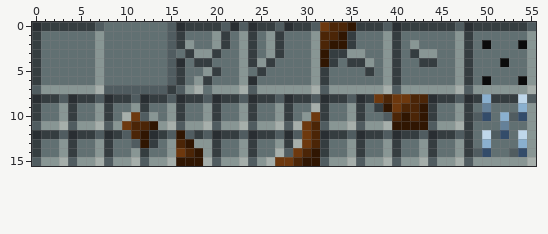
File history of a pixel-art sprite, _Assets/Tileset/Minifantasy_DungeonFloorTiles.png. The picture above is the old version.
The file is 56x16 pixels.
Once edited:
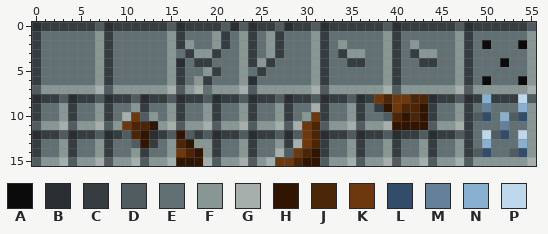
Palette (. is transparent): A #0b0b0b  B #292e32  C #353d40  D #505c60  E #617072  F #889694  G #a6afab  H #301602  J #4b2507  K #6d380e  L #334c6a  M #658199  N #8ab0cf  P #bfd7ea
The commit says: add floor tilemap with priorities
The edit:
@@ x 6..39 @@
- 0 CDEEEEEEEDBCCCCDBDBCCDBCCDKJJHCCCD
- 1 EFEEEEEEEDCEEEFCEFCEFCEEEFJJHCEEEF
- 2 EFEEEEEEEDCFEEFCEFCEFCEEEFJHHCEEEF
- 3 EFEEEEEEEDECFFCEEFCEFCEEEFHCCFFEEF
- 4 EFEEEEEEEDBECCEEEFCFCEEEEFHCECCFEF
- 5 EFEEEEEEEDCEEFCEEFECEEEEEFCEEEECEF
- 6 EFEEEEEEEDCEFCEEEFBEEEEEEFCEEEEEEF
- 7 FGDDDDDDDCDFGEFFFGDFFFFFFGDFFFFFFG
+ 0 CDBCCCCCCDBCCCCDBDBCCDBCCDBCCCCCCD
+ 1 EFCEEEEEEFCEEEFCEFCEFCEEEFCEEEEEEF
+ 2 EFCEEEEEEFCFEEFCEFCEFCEEEFCEFEEEEF
+ 3 EFCEEEEEEFECFFCEEFCEFCEEEFCECFFEEF
+ 4 EFCEEEEEEFBECCEEEFCFCEEEEFCEECCEEF
+ 5 EFCEEEEEEFCEEFCEEFECEEEEEFCEEEEEEF
+ 6 EFCEEEEEEFCEFCEEEFBEEEEEEFCEEEEEEF
+ 7 FGDFFFFFFGDFGEFFFGDFFFFFFGDFFFFFFG
  8 CDBCCDBCCDBCCDBCCDBCCDBCCDBCCDBCKJ
Pixel boxes of the changes (left, top, right, bottom) in both pictures:
changed: (104, 22, 176, 94)
changed: (320, 22, 374, 76)
